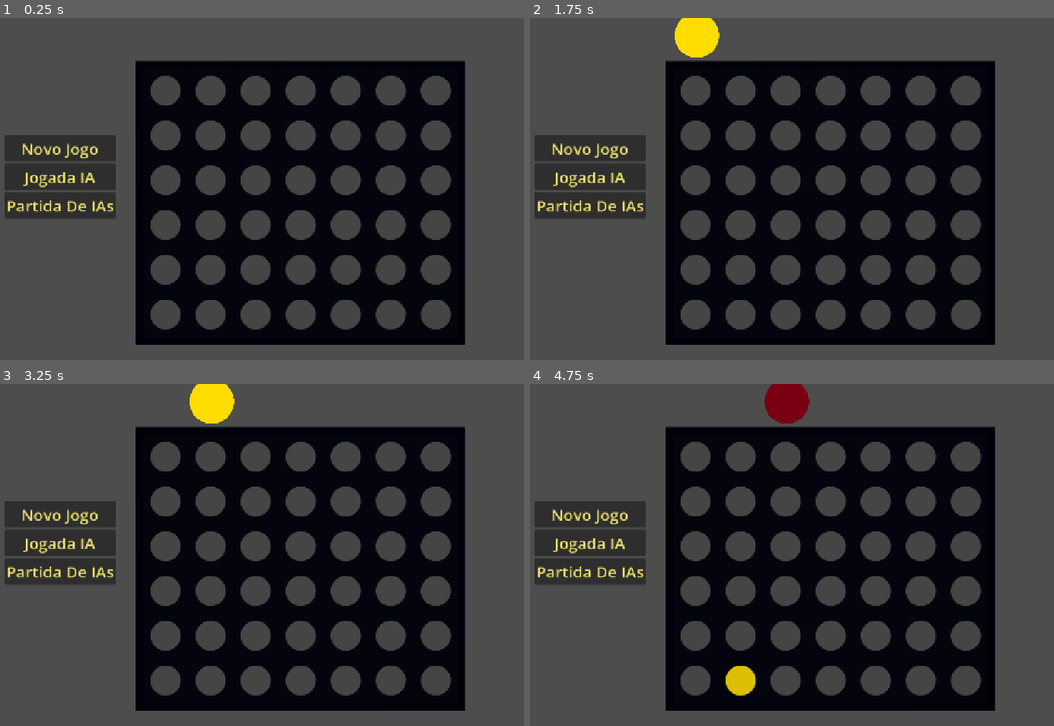
Above: before the commit, frames 1-4 (two rows, left to right).
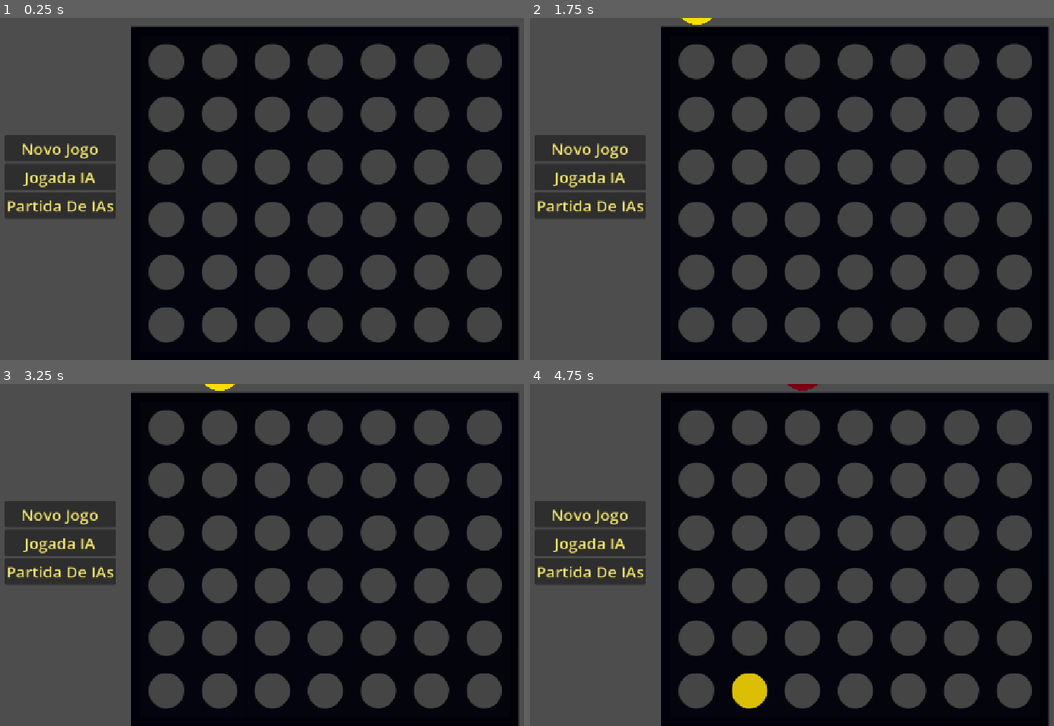
Above: after the commit, the same moments.

Repository: Guilherme-C-Ferrari/Connect-4
Game: Godot game, scene res://Cenas/Connect-4.tscn
The game is run twice, just before and just after one commit, with the same random seed, the same clock (stepped at 60 frames per second) and the same inputs.
Inputs (mouse positions are in pixels of both pictures, inside the frame that each line leads up to; where the layout moved, square brackets give the same spot in the first picture):
- Up to frame 1 (0.25 s): no input
- Up to frame 2 (1.75 s): click "Novo Jogo" at 0.5 s; click (697, 192) [697, 202] at 1.25 s
- Up to frame 3 (3.25 s): click "Novo Jogo" at 2 s; click (220, 558) [209, 568] at 2.75 s
- Up to frame 4 (4.75 s): click "Jogada IA" at 3.5 s; click (802, 558) [786, 568] at 4.25 s

The runs differ from the first frame. In frame 1, 38% of the frame differs, in the area x 25-100%, y 2-100%; in frame 2, 38%; in frame 3, 38%; in frame 4, 38%, in the area x 25-100%, y 0-100%.

Commit message:
Ajuste da escala original e inicio de avaliação

Diff:
--- a/Cenas/Connect-4.tscn
+++ b/Cenas/Connect-4.tscn
@@ -10,8 +10,7 @@
 [node name="FichasContainer" type="Node2D" parent="." unique_id=1433860491]
 
 [node name="TabuleiroFisico" parent="." unique_id=459050932 instance=ExtResource("2_8hrk4")]
-position = Vector2(313, 95.99999)
-scale = Vector2(0.85, 0.85)
+position = Vector2(307, 33)
 
 [node name="CanvasLayer" type="CanvasLayer" parent="." unique_id=1216710477]
 
--- a/Scripts/Connect_4.gd
+++ b/Scripts/Connect_4.gd
@@ -30,7 +30,7 @@
 func criar_ficha_fisica(coluna_index: int, jogador: String) -> void:
 	var nova_ficha = ficha.instantiate()
 	var botao = $TabuleiroFisico/HBoxContainer.get_child(coluna_index)
-	var posX = botao.global_position.x + (botao.size.x / 2) - 6
+	var posX = botao.global_position.x + (botao.size.x / 2)
 	var posY = botao.global_position.y - 150
 
 	nova_ficha.get_node("FichaAmarela").visible = (jogador == jogo.JOGADOR_AMARELO)
--- a/Scripts/TabuleiroLogico.gd
+++ b/Scripts/TabuleiroLogico.gd
@@ -29,9 +29,20 @@
 	return true
 
 func avaliar() -> float:
-	# Implementar
 	var eval: float = 0.5
 	pass
+	#for i in range(LINHAS):
+		#for j in range(COLUNAS):
+			#if i < 3 and j < 4:
+				#if self.tabuleiro[i][j] == self.tabuleiro[i][(j+1)] and self.tabuleiro[i][(j+1)] == self.tabuleiro[i][(j+2)]  self.tabuleiro[i][(j+3)] and self.tabuleiro[i][(j)] != SEM_JOGADA:
+					#eval = 100 if self.tabuleiro[i][j] == self.jogador else -100
+				#if self.tabuleiro[i][j] == self.tabuleiro[(i+1)][j] == self.tabuleiro[(i+2)][j] == self.tabuleiro[(i+3)][j] and self.tabuleiro[i][(j)] != SEM_JOGADA:
+					#eval = 100 if self.tabuleiro[i][j] == self.jogador else -100
+				#if self.tabuleiro[i][j] == self.tabuleiro[(i+1)][j+1] == self.tabuleiro[(i+2)][j+2] == self.tabuleiro[(i+3)][j+3] and self.tabuleiro[i][(j)] != SEM_JOGADA:
+					#eval = 100 if tabuleiro[i][j] == self.jogador else -100
+			#elif i < 3 and j > 2:
+				#if self.tabuleiro[i][j] == self.tabuleiro[(i+1)][j-1] == self.tabuleiro[(i+2)][j-2] == self.tabuleiro[(i+3)][j-3] and self.tabuleiro[i][(j)] != SEM_JOGADA:
+					#eval = 100 if tabuleiro[i][j] == self.jogador else -100
 	return eval
 
 func jogador_atual() -> String:
